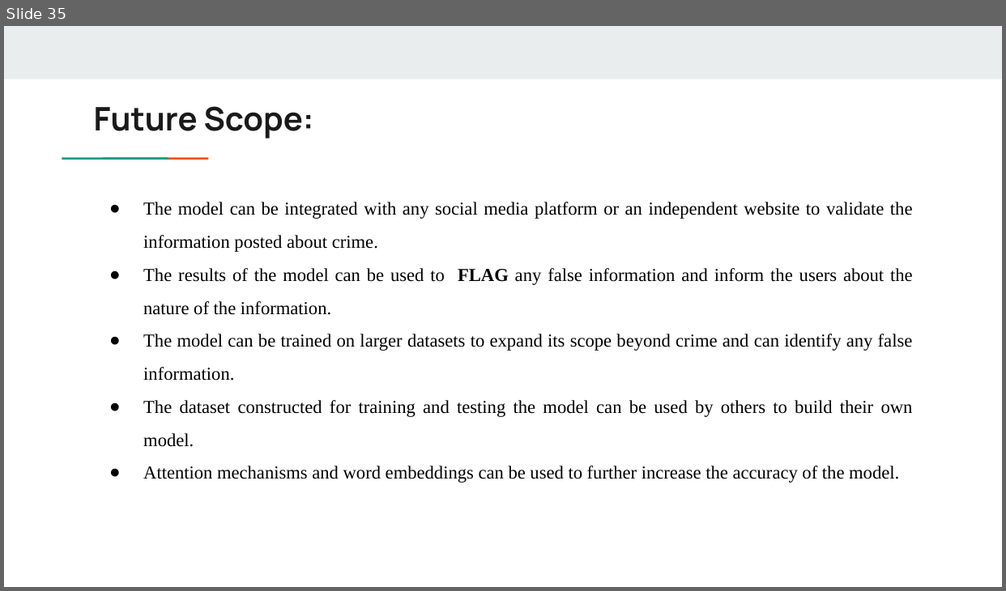
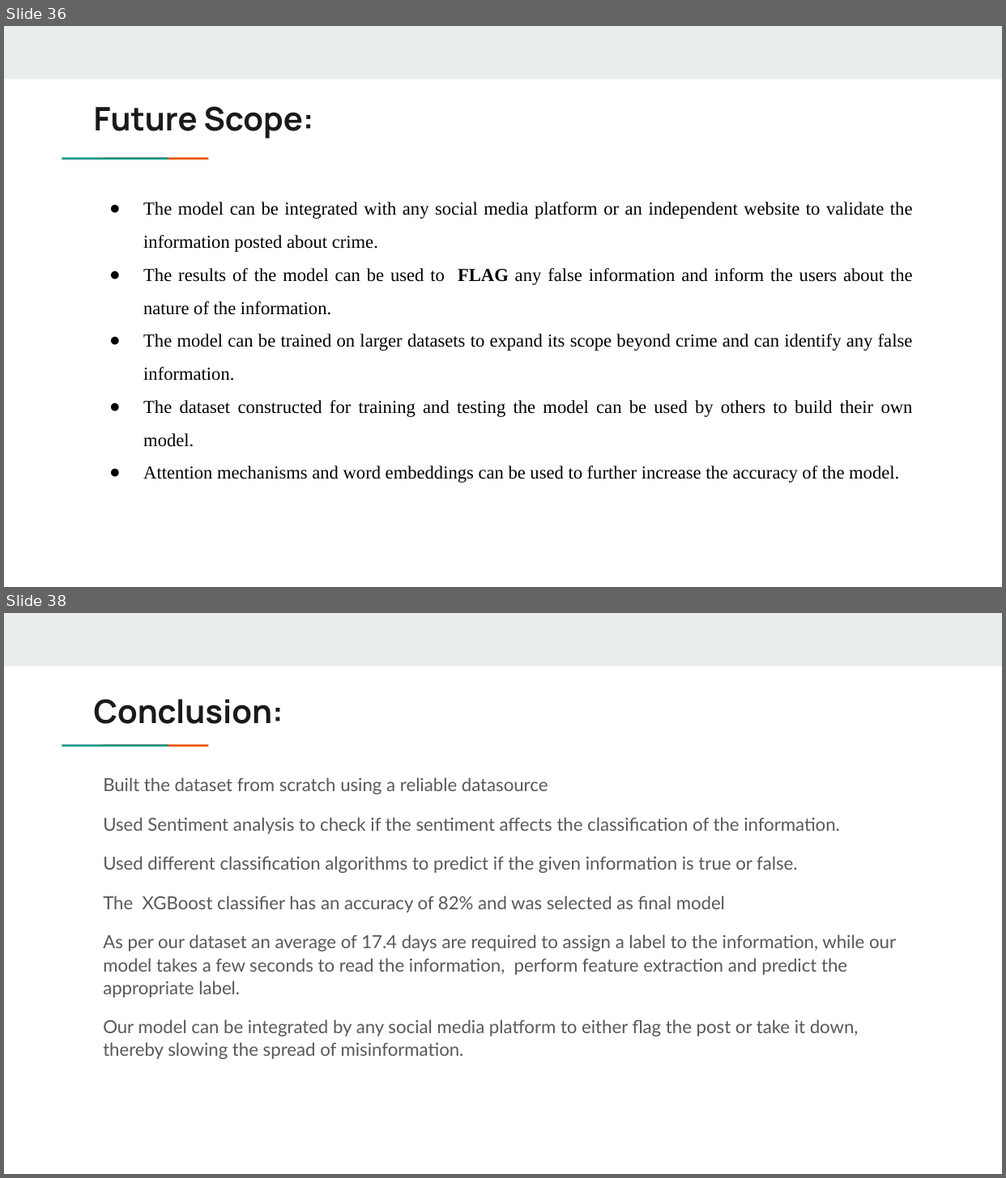
Before and after one commit to haribhumani/capstone_project, a slide deck: Fake_News_Detection_PPT.pptx. Shown one above the other, each under a label of ours: slide 35 before the commit, slides 36 and 38 after it; the slides between them are not shown. The pictures are 1006x591 and 1006x1178 pixels, drawn with LibreOffice and Linux fonts; fonts in the diff are those of the drawing. Boxes give left, top, right and bottom in pixels: in the first picture for what was removed or moved away, otherwise in the second. Text is boxed around its words. In the diff, an @@ line names an element or a change of style, - is before the commit and + after.

```diff
--- a/Fake_News_Detection_PPT.pptx
+++ b/Fake_News_Detection_PPT.pptx
@@ slide 38 added at (4, 613, 1002, 1174), background #FFFFFF; not listed: 3 template elements that a slide beside it also shows @@
@@ title added at (94, 699, 283, 724), 23.4 pt, text #1A1A1A, bold @@
+Conclusion:
@@ text added at (103, 777, 896, 1059), 13 pt, text #595959 @@
+Built the dataset from scratch using a reliable datasource
+Used Sentiment analysis to check if the sentiment affects the classification of the information.
+Used different classification algorithms to predict if the given information is true or false.
+The XGBoost classifier has an accuracy of 82% and was selected as final model
+As per our dataset an average of 17.4 days are required to assign a label to the information, while our model takes a few seconds to read the information, perform feature extraction and predict the appropriate label.
+Our model can be integrated by any social media platform to either flag the post or take it down, thereby slowing the spread of misinformation.
@@ what was slide 35 is now slide 36 @@
```
Also in this commit, not shown: 8 slides changed, 6 other slides added, 3 slides removed, 4 other files.
